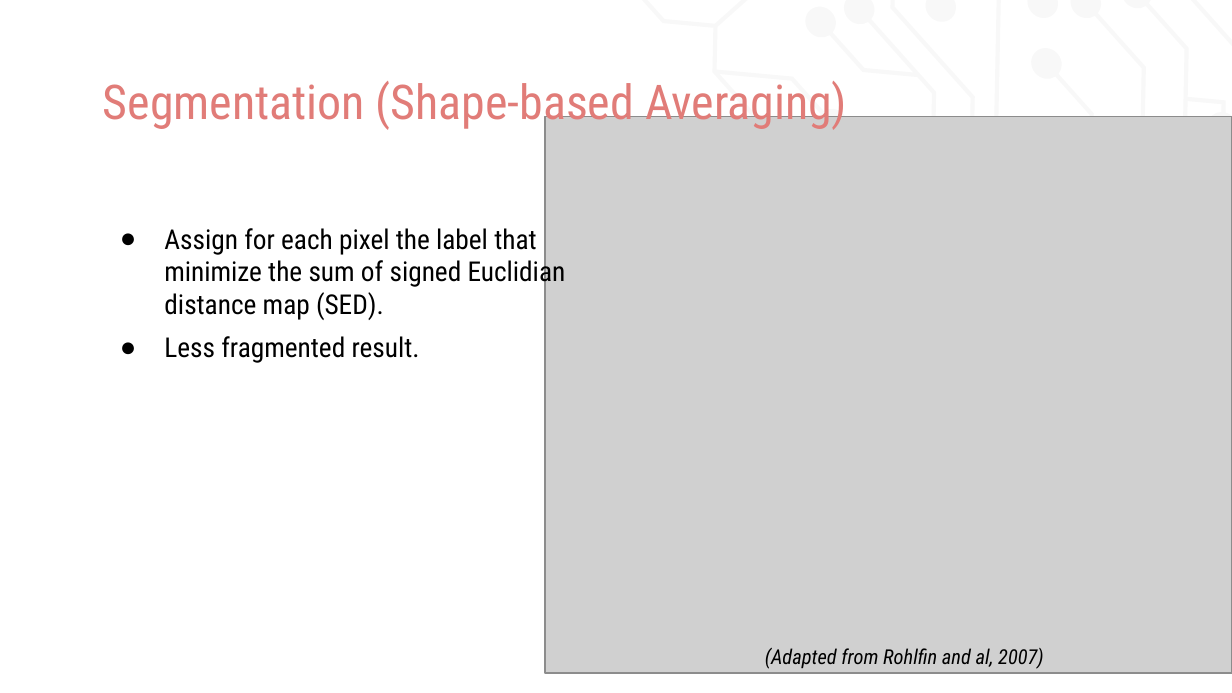
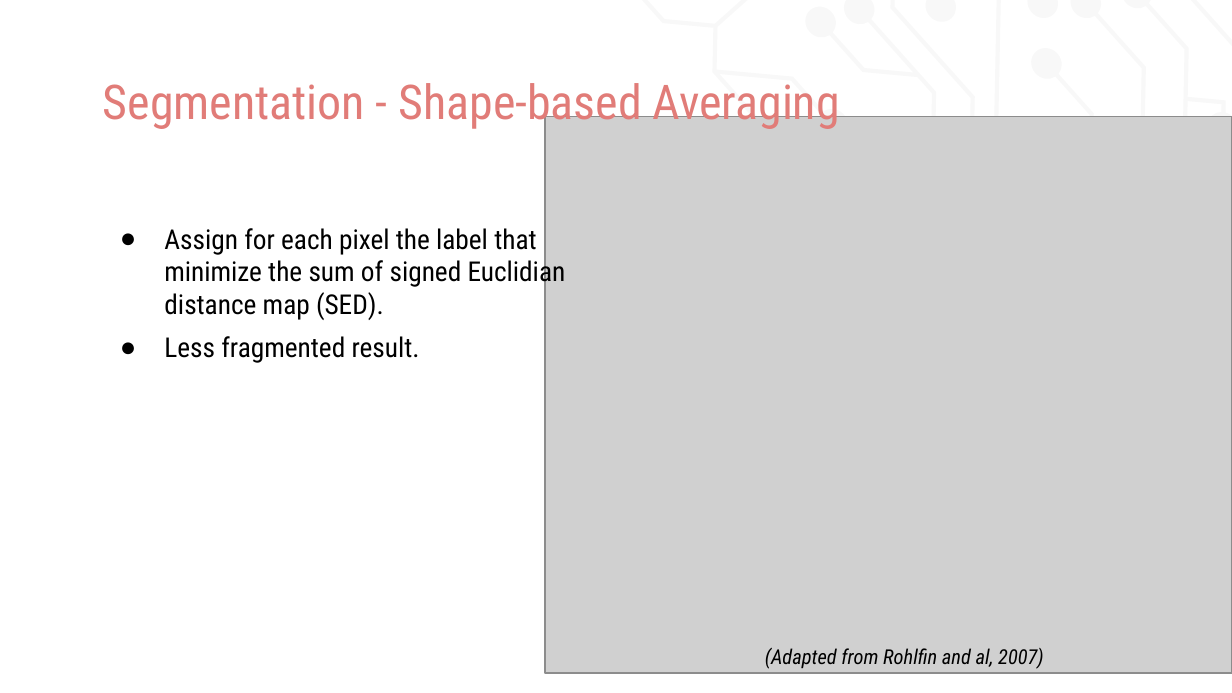
Before and after one commit to uro1012/MIALab, a slide deck: slide 6 of presentation/FinalPresentation.pptx. Drawn at 1232x693 pixels with LibreOffice and Linux fonts; fonts in the diff are those of the drawing; grey boxes stand for pictures. Boxes give left, top, right and bottom in pixels: in the first picture for what was removed or moved away, otherwise in the second. Text is boxed around its words. In the diff, an @@ line names an element or a change of style, - is before the commit and + after.

```diff
--- a/presentation/FinalPresentation.pptx
+++ b/presentation/FinalPresentation.pptx
@@ title at box(103, 83, 840, 130): text changed @@
-Segmentation (Shape-based Averaging)
+Segmentation - Shape-based Averaging
```
Also in this commit, not shown: 6 other slides changed.
